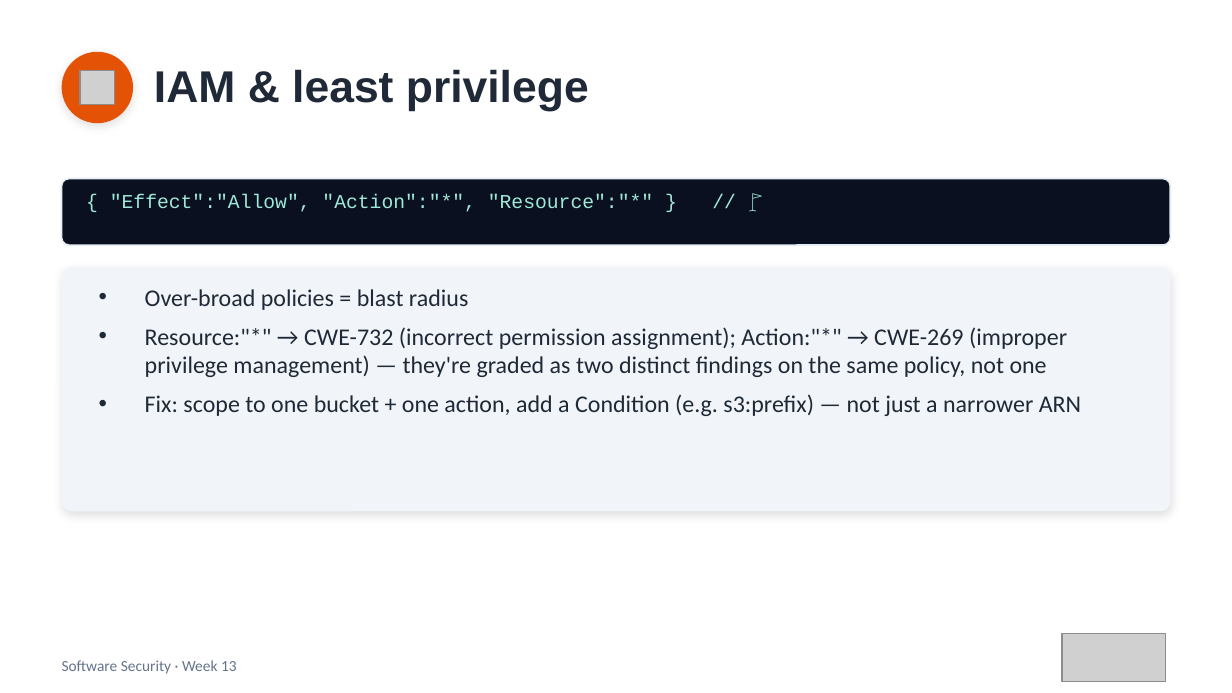
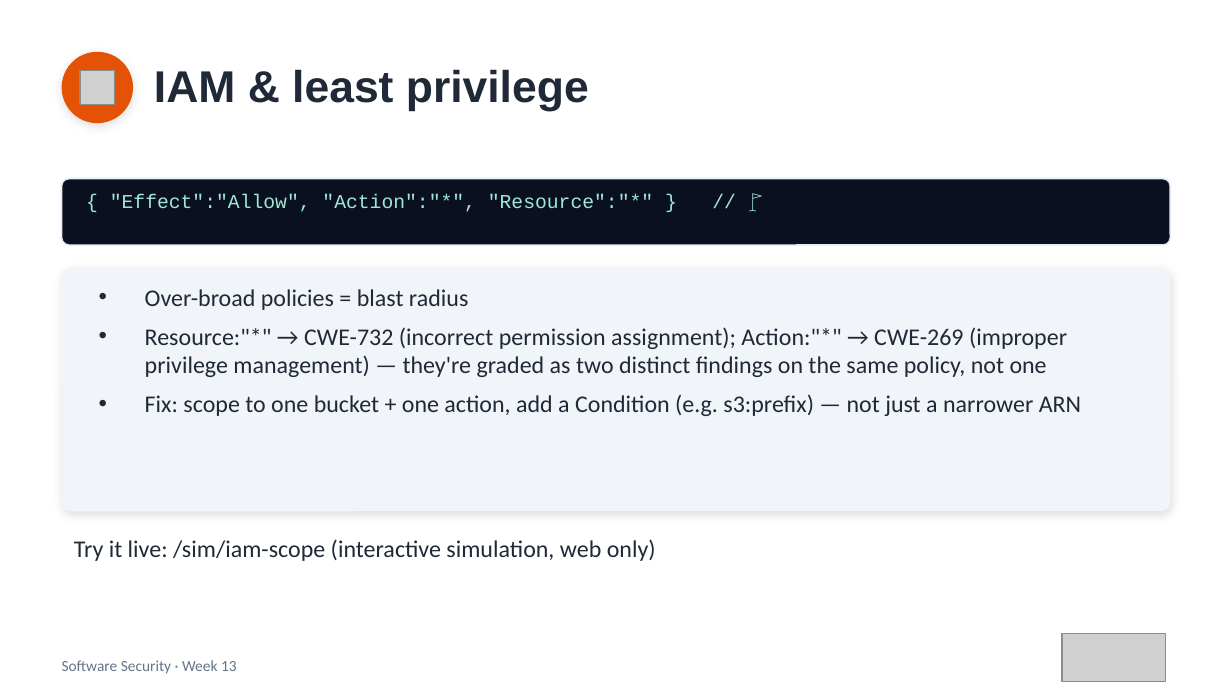
Before and after one commit to 6531503085Sutapat/software-security, a slide deck: slide 5 of slides/pptx/week13.pptx. Drawn at 1232x693 pixels with LibreOffice and Linux fonts; fonts in the diff are those of the drawing; grey boxes stand for pictures. Boxes give left, top, right and bottom in pixels: in the first picture for what was removed or moved away, otherwise in the second. Text is boxed around its words. In the diff, an @@ line names an element or a change of style, - is before the commit and + after.

```diff
--- a/slides/pptx/week13.pptx
+++ b/slides/pptx/week13.pptx
@@ text added at [74,539,656,561], 14 pt, text #1F2937 @@
+Try it live: /sim/iam-scope (interactive simulation, web only)
```
Also in this commit, not shown: 1 slide added, 13 other files.
